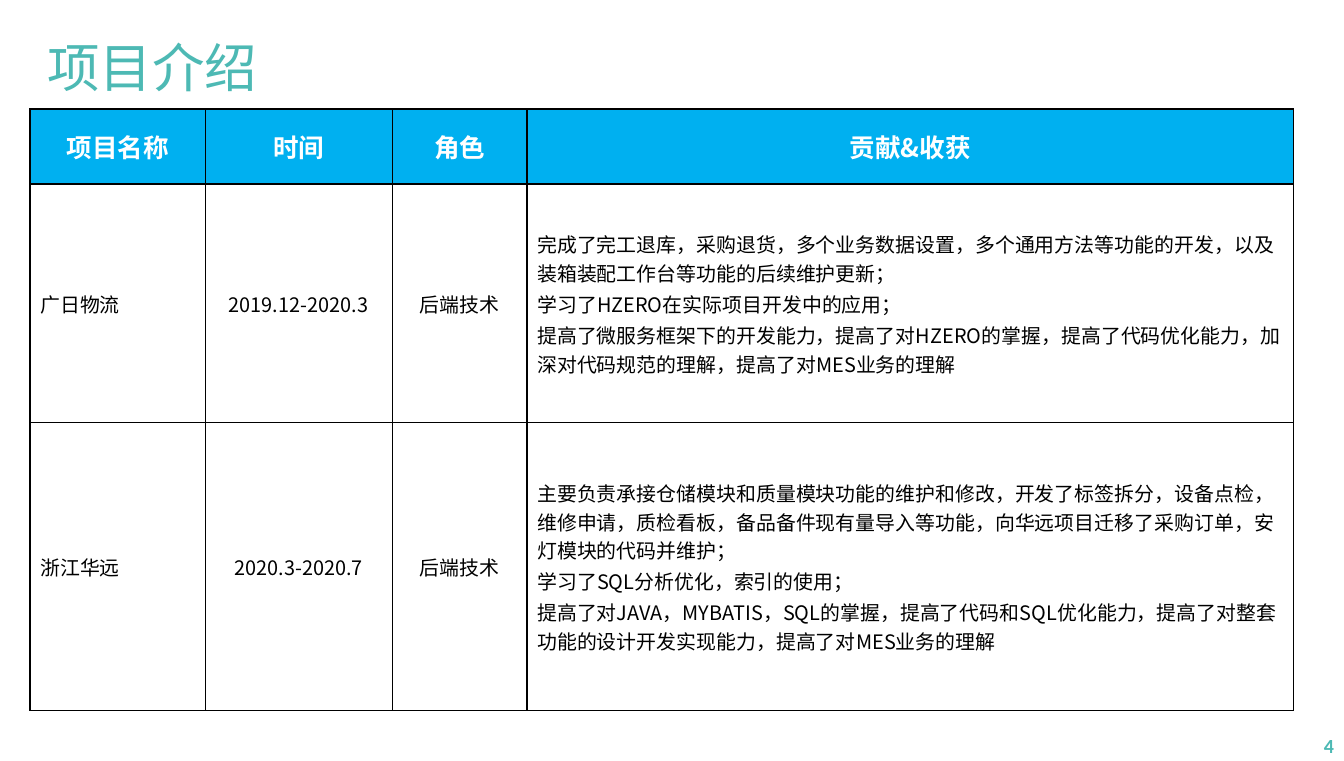
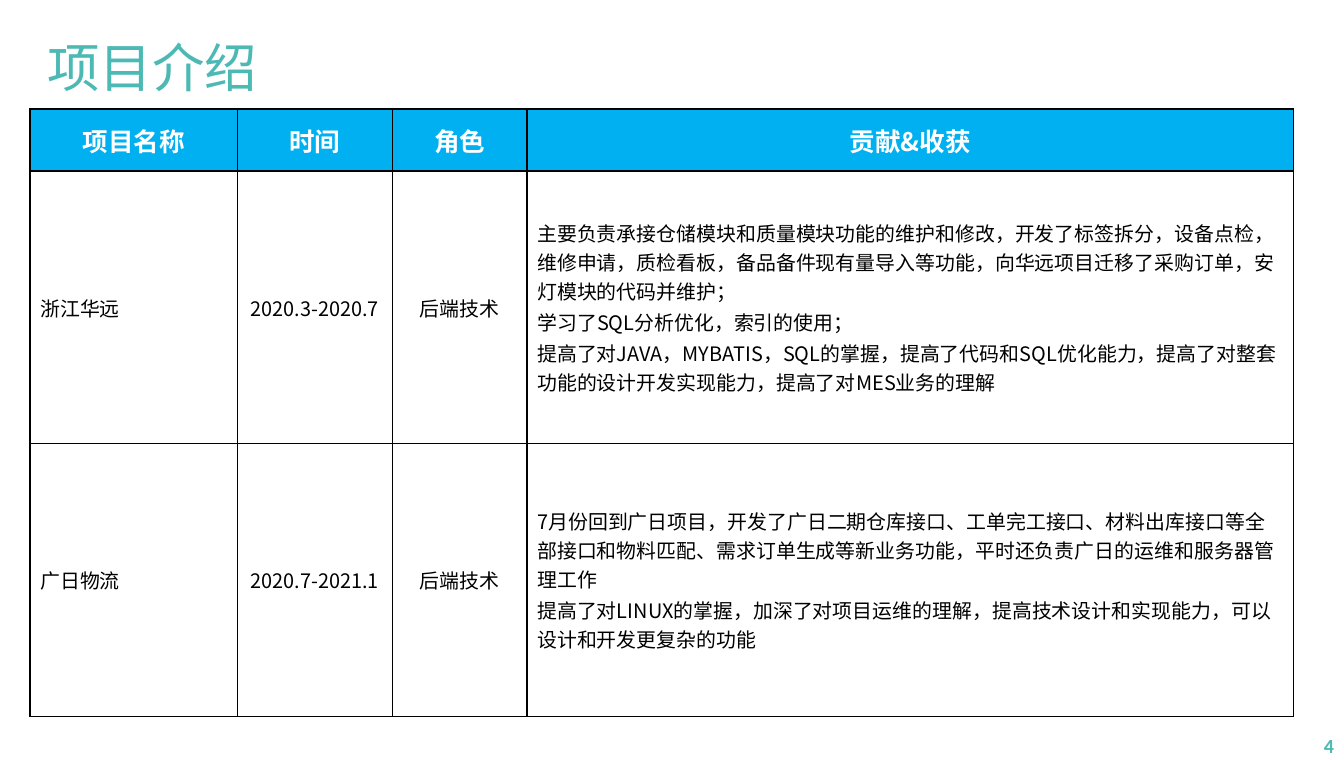
Before and after one commit to fc2733/lifecycle, a slide deck: slide 4 of 1.pptx. Drawn at 1344x761 pixels with LibreOffice and Linux fonts; fonts in the diff are those of the drawing; background and template pictures are left out. Boxes give left, top, right and bottom in pixels: in the first picture for what was removed or moved away, otherwise in the second. Text is boxed around its words. In the diff, an @@ line names an element or a change of style, - is before the commit and + after.

Commit message:
update:ppt

```diff
--- a/1.pptx
+++ b/1.pptx
@@ table at [30,109,1293,716] @@
-row 2: 广日物流 | 2019.12-2020.3 | 后端技术 | 完成了完工退库，采购退货，多个业务数据设置，多个通用方法等功能的开发，以及装箱装配工作台等功能的后续维护更新； / 学习了HZERO在实际项目开发中的应用； / 提高了微服务框架下的开发能力，提高了对HZERO的掌握，提高了代码优化能力，加深对代码规范的理解，提高了对MES业务的理解
+row 3: 广日物流 | 2020.7-2021.1 | 后端技术 | 7月份回到广日项目，开发了广日二期仓库接口、工单完工接口、材料出库接口等全部接口和物料匹配、需求订单生成等新业务功能，平时还负责广日的运维和服务器管理工作 / 提高了对LINUX的掌握，加深了对项目运维的理解，提高技术设计和实现能力，可以设计和开发更复杂的功能
```
Also in this commit, not shown: 2 other slides changed, 1 slide added.
